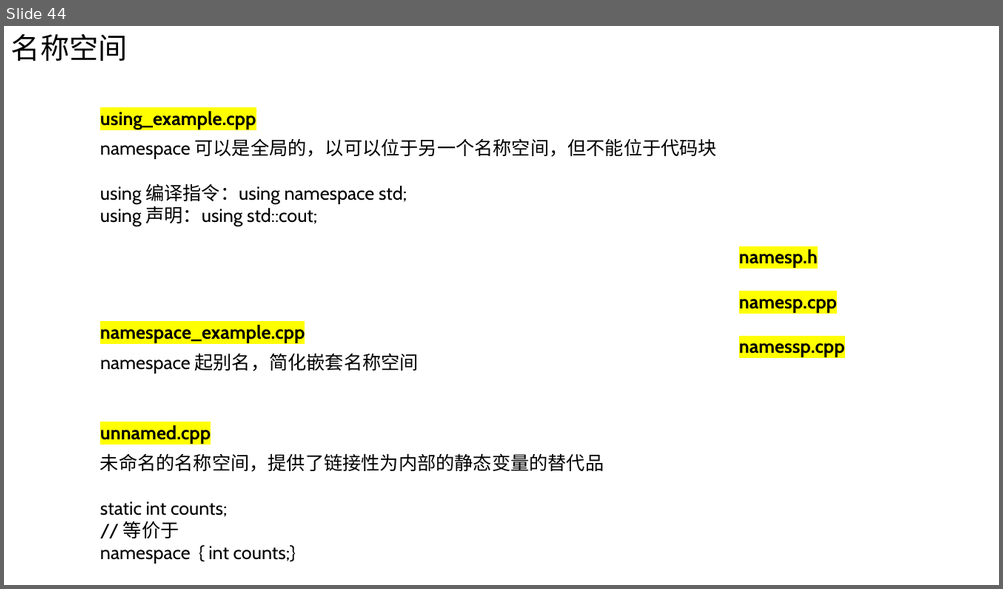
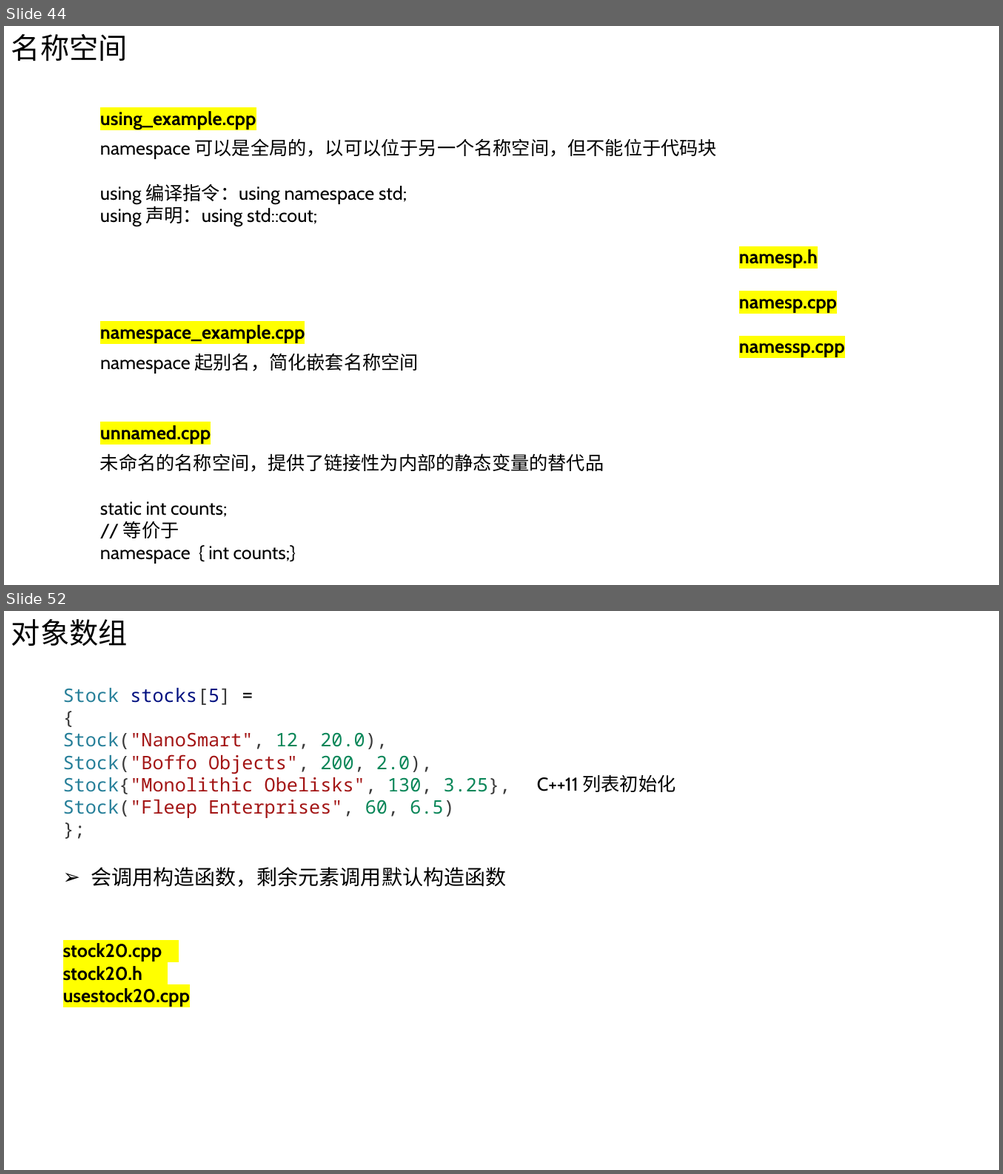
Before and after one commit to Chao200/CPP_Primer_Plus, a slide deck: C++ Primer Plus.pptx. Shown one above the other, each under a label of ours: slide 44 before the commit, slides 44 and 52 after it; the slides between them are not shown. The pictures are 1003x589 and 1003x1174 pixels, drawn with LibreOffice and Linux fonts; fonts in the diff are those of the drawing. Boxes give left, top, right and bottom in pixels: in the first picture for what was removed or moved away, otherwise in the second. Text is boxed around its words. In the diff, an @@ line names an element or a change of style, - is before the commit and + after.

```diff
--- a/C++ Primer Plus.pptx
+++ b/C++ Primer Plus.pptx
@@ slide 52 added at bbox=[4, 611, 999, 1170], background #FFFFFF @@
@@ text added at bbox=[11, 619, 128, 646], 28 pt, text #000000 @@
+对象数组
@@ text added at bbox=[63, 688, 511, 818], 18 pt, text #A31515 @@
+Stock stocks[5] =
+{
+Stock("NanoSmart", 12, 20.0),
+Stock("Boffo Objects", 200, 2.0),
+Stock{"Monolithic Obelisks", 130, 3.25},
+Stock("Fleep Enterprises", 60, 6.5)
+};
@@ text added at bbox=[537, 775, 676, 792], 18 pt, text #000000 @@
+C++11 列表初始化
@@ text added at bbox=[91, 867, 506, 887], 20 pt, text #000000 @@
+➢ 会调用构造函数，剩余元素调用默认构造函数
@@ text added at bbox=[63, 943, 190, 1007], 18 pt, text #000000, bold @@
+stock20.cpp
+stock20.h
+usestock20.cpp
```
Also in this commit, not shown: 1 slide changed, 9 other slides added, 1 slide removed.
